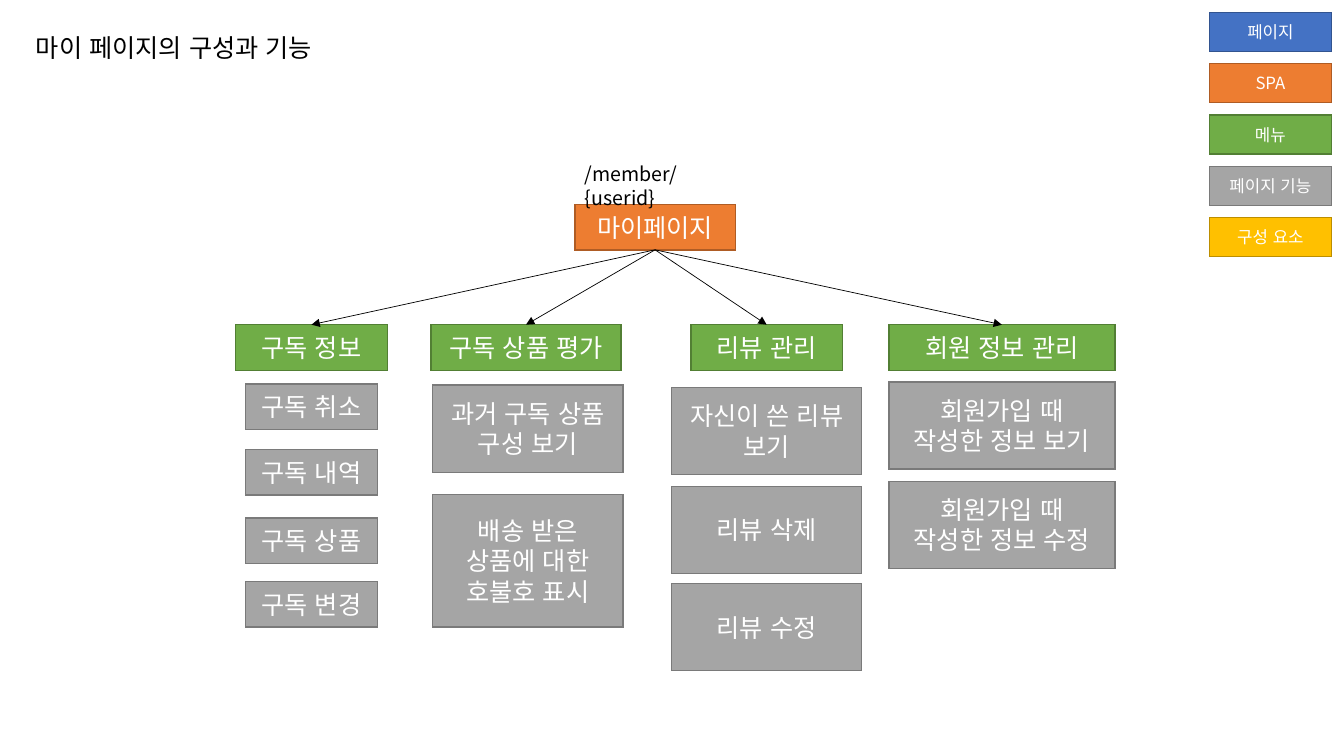
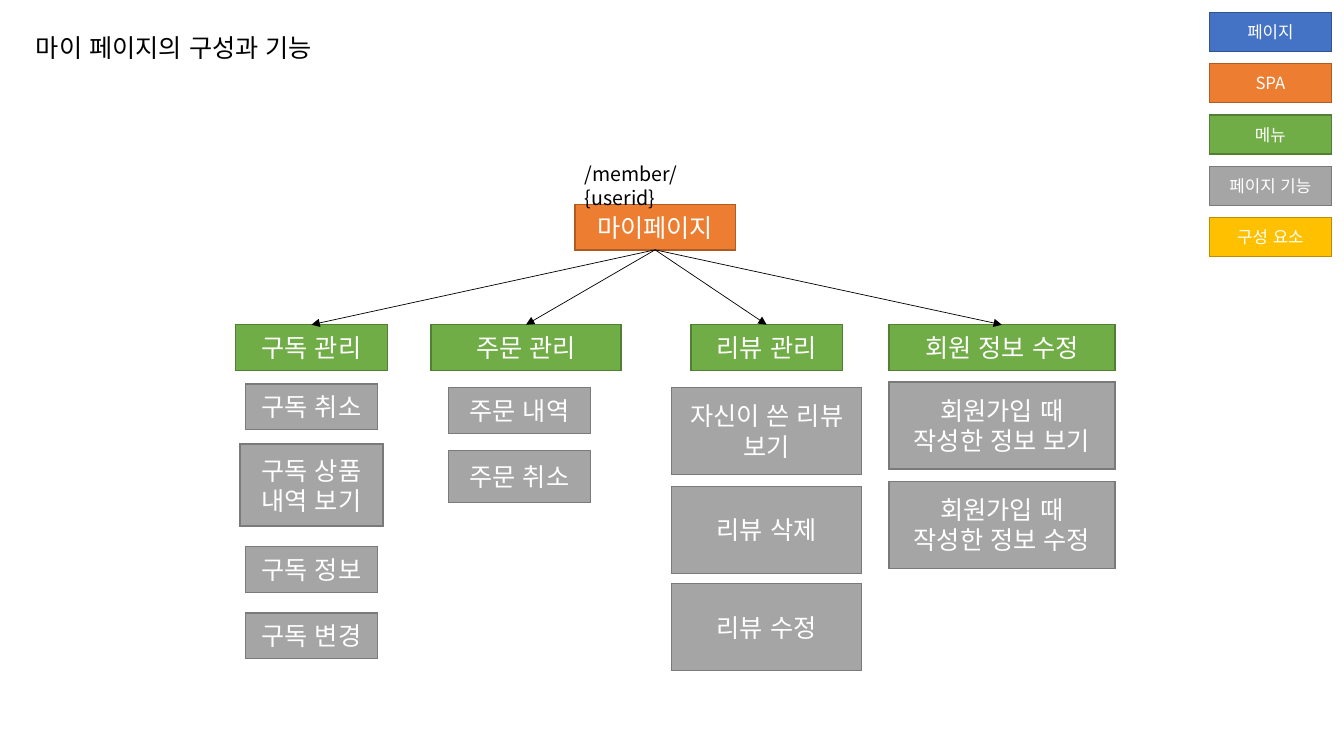
Before and after one commit to jihunz/HiSnack, a slide deck: slide 5 of document/ppt/Hi Snack! 페이지 맵.pptx. Drawn at 1344x756 pixels with LibreOffice and Linux fonts; fonts in the diff are those of the drawing. Boxes give left, top, right and bottom in pixels: in the first picture for what was removed or moved away, otherwise in the second. Text is boxed around its words. In the diff, an @@ line names an element or a change of style, - is before the commit and + after.

Commit message:
docs : 페이지 맵 ppt 수정, refactor : Controller 코드 수정

```diff
--- a/document/ppt/Hi Snack! 페이지 맵.pptx
+++ b/document/ppt/Hi Snack! 페이지 맵.pptx
@@ text in rectangle at (x1=262, y1=336, x2=361, y2=359): text changed @@
-구독 정보
+구독 관리
@@ text in rectangle at (x1=476, y1=336, x2=576, y2=359): text changed @@
-구독 상품 평가
+주문 관리
@@ text in rectangle at (x1=925, y1=336, x2=1078, y2=359): text changed @@
-회원 정보 관리
+회원 정보 수정
@@ rectangle "주문 내역" resized from (x1=433, y1=385, x2=623, y2=472) to (x1=449, y1=387, x2=591, y2=434) @@
@@ text in rectangle at (x1=470, y1=399, x2=569, y2=422): text changed @@
-과거 구독 상품 구성 보기
+주문 내역
@@ rectangle "구독 상품" resized from (x1=245, y1=450, x2=377, y2=495) to (x1=240, y1=445, x2=383, y2=526) @@
@@ text in rectangle at (x1=261, y1=459, x2=361, y2=512): text changed @@
-구독 내역
+구독 상품
+내역 보기
@@ rectangle "주문 취소" resized from (x1=433, y1=494, x2=623, y2=627) to (x1=449, y1=451, x2=591, y2=503) @@
@@ text in rectangle at (x1=470, y1=465, x2=569, y2=488): text changed @@
-배송 받은 상품에 대한 호불호 표시
+주문 취소
@@ rectangle "구독 정보" moved from (x1=245, y1=518, x2=377, y2=564) to (x1=245, y1=546, x2=377, y2=592) @@
@@ text in rectangle at (x1=262, y1=558, x2=361, y2=581): text changed @@
-구독 상품
+구독 정보
@@ rectangle "구독 변경" moved from (x1=245, y1=582, x2=377, y2=627) to (x1=245, y1=613, x2=377, y2=658) @@
```
Also in this commit, not shown: 3 other slides changed, 4 other files.
